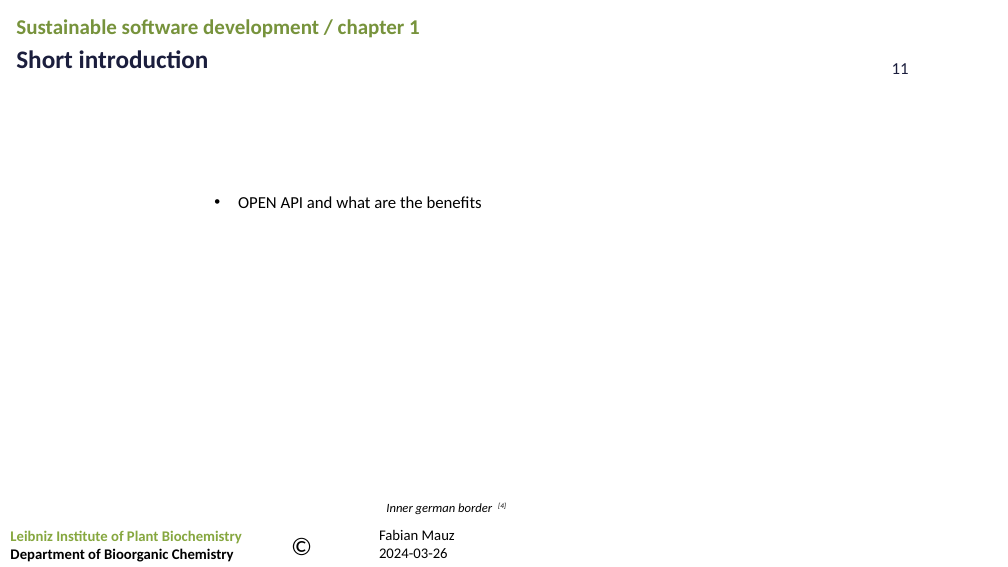
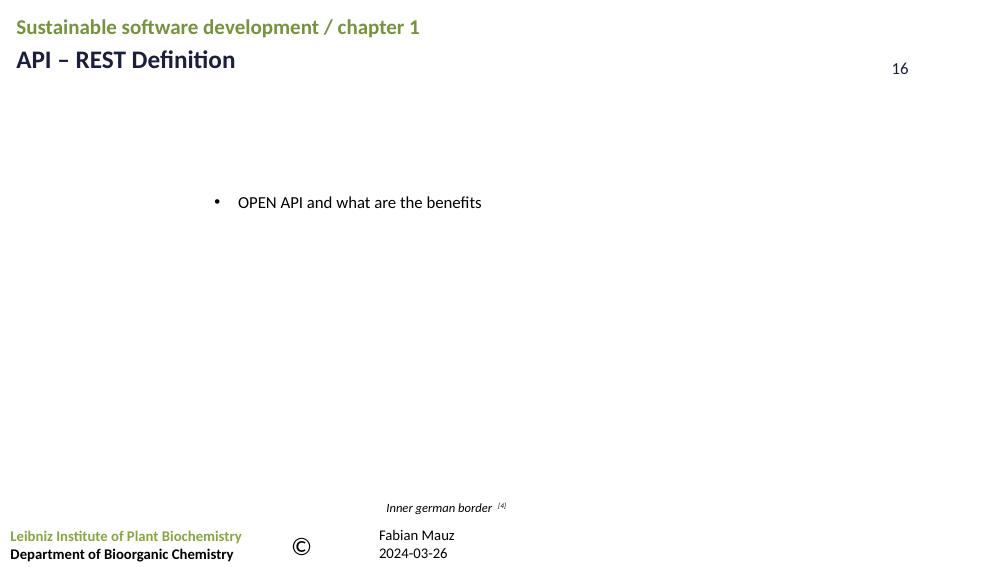
Before and after one commit to FabianMauz/talks_and_lessons, a slide deck: slide 16 of 20241021_api_and_architecture/20241021_api_and_softwarearchitecture.pptx (slide 11 before the commit). Drawn at 1008x567 pixels with LibreOffice and Linux fonts; fonts in the diff are those of the drawing; background and template pictures are left out. Boxes give left, top, right and bottom in pixels: in the first picture for what was removed or moved away, otherwise in the second. Text is boxed around its words. In the diff, an @@ line names an element or a change of style, - is before the commit and + after.

```diff
--- a/20241021_api_and_architecture/20241021_api_and_softwarearchitecture.pptx
+++ b/20241021_api_and_architecture/20241021_api_and_softwarearchitecture.pptx
@@ text at [16,50,236,68]: text changed @@
-Short introduction
+API – REST Definition
@@ page number at [892,62,909,74]: text changed @@
-11
+16
```
Also in this commit, not shown: 7 other slides changed, 9 slides added, 3 slides removed.
